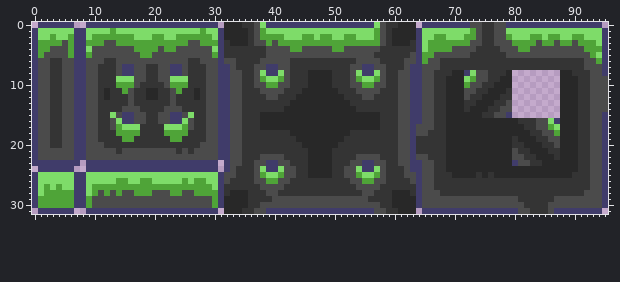
Sprite sheet, stored at sprites/tileset-grass.png. This is how it looked before the edit.
The file is 96x32 pixels.
After the commit:
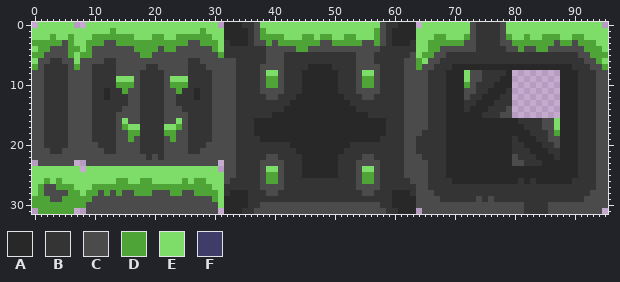
Palette (. is transparent): A #282828  B #343434  C #4b4b4b  D #4fa438  E #7edc69  F #403c6a
Commit message: Grass now is no more borde anymore
What changed:
Changed rows in their new state; - is an unchanged pixel.
first column x 0:
 0 -EEEEEE--EEEEEEEEEEEEEEEEEEEEEE--------EEEEEEEEEEEEEEEEEE--------EEEEEEEE-B--B-EEEEEEEEEEEEEEEE-
 1 E------EE----------------------E--------------------------------E--------CB--B-----------------E
 2 E------EE----------------------E--------------------------------E--------CB--B----DEED---------E
 3 D------EE----------------------E----------------CC-----CC-------E-------C-B--B------D----------E
 4 E------DED--------------------DE-----------C-D----CC------------E---CC--------B---C-DD---------E
 5 D------ED---------------------CD----------BBBBBBBBBBBB----------E----BBBB------BBBBBBBBBBBB---DD
 6 E------EC----------------------C------B---B--------------B------DE-----------------------------E
 7 D-B--B-DC-B----CC------CC------CC----B-CC-B---AAAA---B-CC-B----CD--B--AAAAAAAAAAAAAAAAAAAA--B--D
 8 C-B--B-CC-B----CC-B--B-CC----B-CC-B--BCEECB--A----A--BCEECB--B-CC-B--A--EC-B--------------A--B-C
 9 C-B--B-CC-B-------B--B-------B-CC-B--BCDDCB--A----A--BCDDCB--B-CC-B------C-B-----------------B--
10 C-B--B-CC-B------------------B-CC-B--B----B--A----A--B----B--B-CC-B-------B------------------B--
11 C-B--B-CC-B------C-BB-C------B-CC-B--------------------------B-CC-B--------------------------B--
12 C-B--B-CC-B------C-BB-C------B-CC-B--------------------------B-CC-B--------------------------B--
13 C-B--B-CC-B------C----C------B-CC-B--------------------------B-CC-B------------B-------------B--
14 C-B--B-CC-B------------------B-CC-B--------------------------B-CC-B-----------B--------------B--
15 C-B--B-CC-B--B-CC-B--B-CC-B--B-CC-B---BB----------------BB---B-CC-B----------B-C-------------B-C
16 C-B--B-CC-B--BCEC-B--B-CECB--B-CC-B--A--------------------A--B-CC-B-----------------B-CE-----B-C
17 C-B--B-CC-B--BCD--------DCB--B-CC-B--A--------------------A--B-C--B-----------------B-C------B-C
18 C-B--B-CC-B---CC--------CC---B-CC-B--AAAAAA----------AAAAAA--B-C-B-------------------B-------B-C
19 C-B--B-CC-B---CC-C----C-CC---B-CC-B---AAAAAA--------AAAAAA---B-C-----------------------------B-C
20 C-B--B-CC--B--CCCC----CCCC--B--CC-B--------AA------AA--------B-C-----------------------------B-C
21 C--BB--CC---BBC---BBBB--C--B---CC-B---------AA----AA---------B-C----------------B------------B-C
22 C------CC----------B-B---------CC-B---B--B---A----A---B--B---B-C-B---------------B-----------B-C
23 .CCCCCC.-CCCCCCCCCCCCCCCCCCCCCC-C-B--B-CC-B--A----A--B-CC-B--B-CC-B-------------C-B----------B-C
24 EEEEEEEE-EEEEEEEEEEEEEEEEEEEEEE-C----BCEECBB-A----A-BBCEECB----CC-B--------------------------B-C
25 E------EE----------------------E-----BCDDCBB-A----A-BBCDDCB-----C-B--A----A-A-------------A--B-C
26 E-D-D--EE----------------------E-----B----B----------B----B-----C-B---AAAAAAAAAAA-A-AAAAAA---B-C
27 EDCC-DDEE----------------------E--------------------------------C-B--------------------------B-C
28 EDCCCC-DED---------------------E--------------------------------C--B------------------------B--C
29 D--CC--DD----------------------E--------BBBBBBBBBBBBBBBB--------C---BBBBBB-B-BBBB------BBBBB---C
30 D------DDC--------------------CE--------------------------------C------------------------------C
31 -DDDDDD--CCCCCCCCCCCCCCCCCCCCCC--------CCCCCCCCCCCCCCCCCC--------CCCCCCCCCCCCCCCC-B----CCCCCCCC-
Boxes around the changes in both pictures, in picture pixels (x1, y1, x2, y2):
changed: (32, 22, 608, 214)
